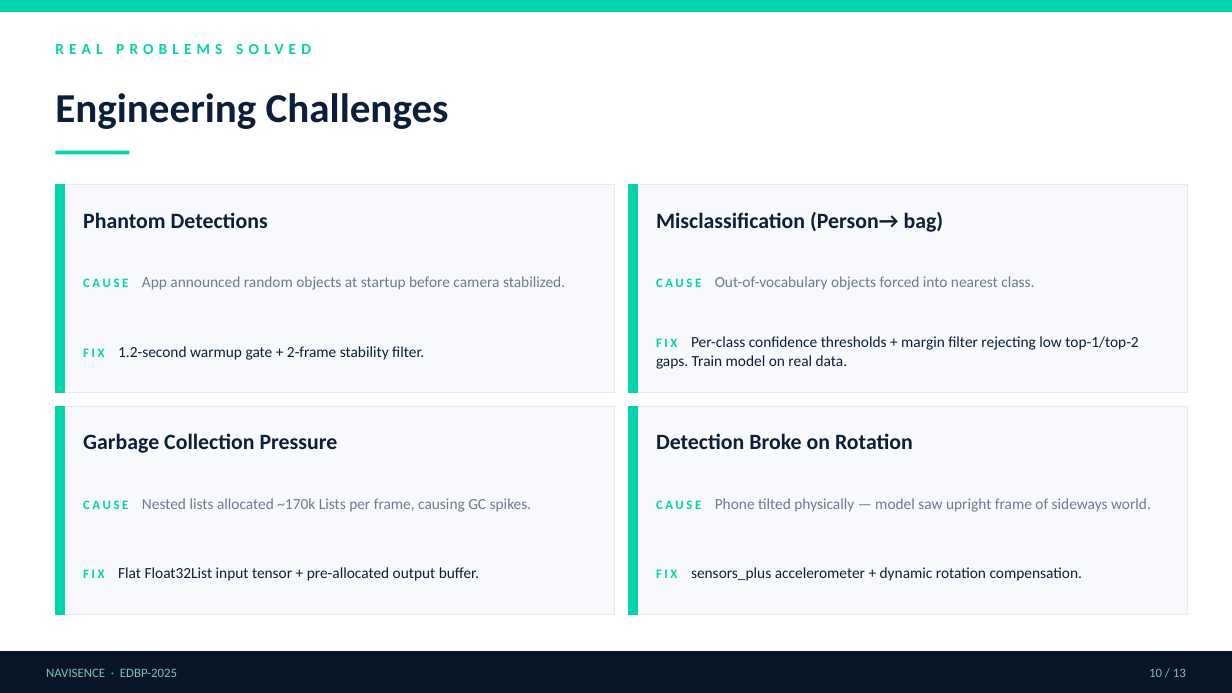
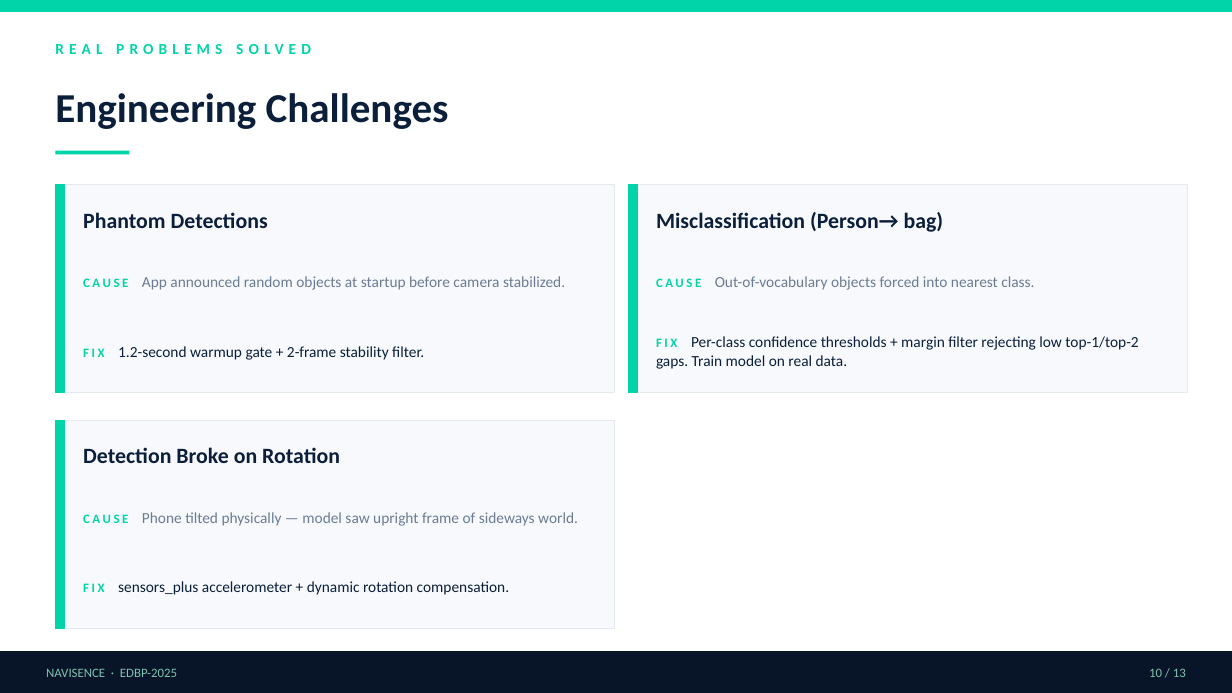
Before and after one commit to ali-raza-91/FYP, a slide deck: slide 11 of Presentation.pptx. Drawn at 1232x693 pixels with LibreOffice and Linux fonts; fonts in the diff are those of the drawing. Boxes give left, top, right and bottom in pixels: in the first picture for what was removed or moved away, otherwise in the second. Text is boxed around its words. In the diff, an @@ line names an element or a change of style, - is before the commit and + after.

```diff
--- a/Presentation.pptx
+++ b/Presentation.pptx
@@ rectangle removed at [55,407,615,615] @@
@@ rectangle removed at [55,407,65,615] @@
@@ 3 texts, 2 rectangles: place and size @@
-3 texts, 2 rectangles at [628,407,1188,615]
+3 texts, 2 rectangles at [55,421,615,628]
@@ text removed at [83,433,338,453] @@
-Garbage Collection Pressure
@@ text removed at [83,498,532,512] @@
-CAUSE Nested lists allocated ~170k Lists per frame, causing GC spikes.
@@ text removed at [83,567,479,581] @@
-FIX Flat Float32List input tensor + pre-allocated output buffer.
```
Also in this commit, not shown: 4 other slides changed.
